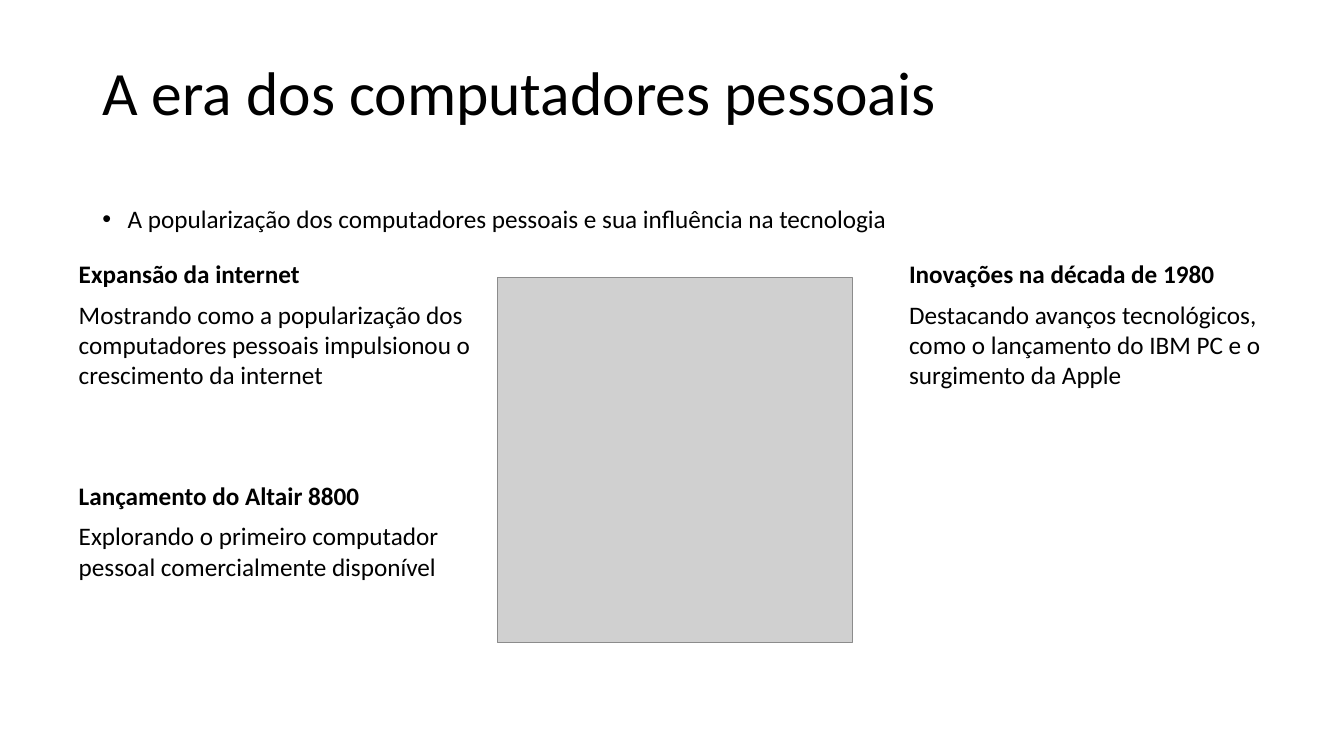
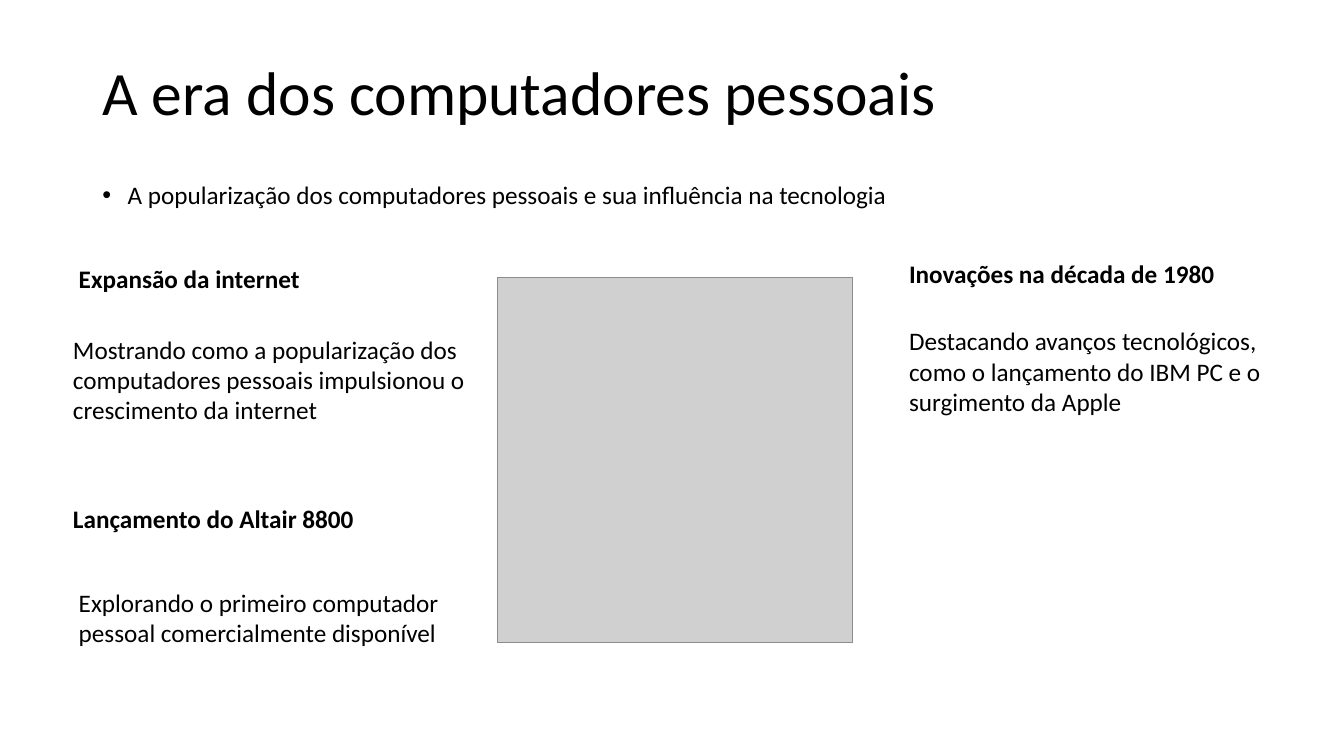
Before and after one commit to E-Mello/PS_Aulas, a slide deck: slide 20 of Evolução_da_Tecnologia_com_a_Programação_Introdução.pptx (slide 8 before the commit). Drawn at 1344x756 pixels with LibreOffice and Linux fonts; fonts in the diff are those of the drawing; grey boxes stand for pictures. Boxes give left, top, right and bottom in pixels: in the first picture for what was removed or moved away, otherwise in the second. Text is boxed around its words. In the diff, an @@ line names an element or a change of style, - is before the commit and + after.

```diff
--- a/Evolução_da_Tecnologia_com_a_Programação_Introdução.pptx
+++ b/Evolução_da_Tecnologia_com_a_Programação_Introdução.pptx
@@ text "A popularização dos computadores pessoais ...": place and size @@
-text "A popularização dos computadores pessoais ..." at <box>128,210,886,233</box>
+text "A popularização dos computadores pessoais ..." at <box>128,186,886,209</box>
@@ text "Expansão da internet": place and size @@
-text "Expansão da internet" at <box>79,265,299,287</box>
+text "Expansão da internet" at <box>79,270,299,292</box>
@@ text "Mostrando como a popularização dos ...": place and size @@
-text "Mostrando como a popularização dos ..." at <box>79,306,470,384</box>
+text "Mostrando como a popularização dos ..." at <box>73,341,464,420</box>
@@ text "Destacando avanços tecnológicos, como o ...": place and size @@
-text "Destacando avanços tecnológicos, como o ..." at <box>909,306,1260,389</box>
+text "Destacando avanços tecnológicos, como o ..." at <box>909,332,1260,416</box>
@@ text "Lançamento do Altair 8800": place and size @@
-text "Lançamento do Altair 8800" at <box>79,487,359,510</box>
+text "Lançamento do Altair 8800" at <box>73,510,353,533</box>
@@ text "Explorando o primeiro computador pessoal ...": place and size @@
-text "Explorando o primeiro computador pessoal ..." at <box>79,527,438,580</box>
+text "Explorando o primeiro computador pessoal ..." at <box>79,594,438,646</box>
```
Also in this commit, not shown: 14 other slides changed, 24 slides added, 5 other files.
